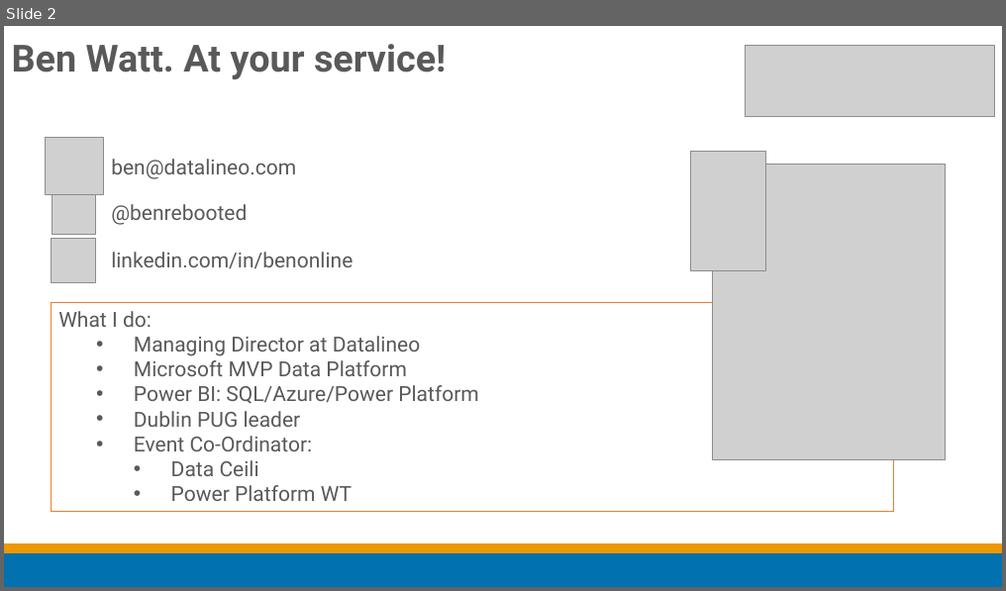
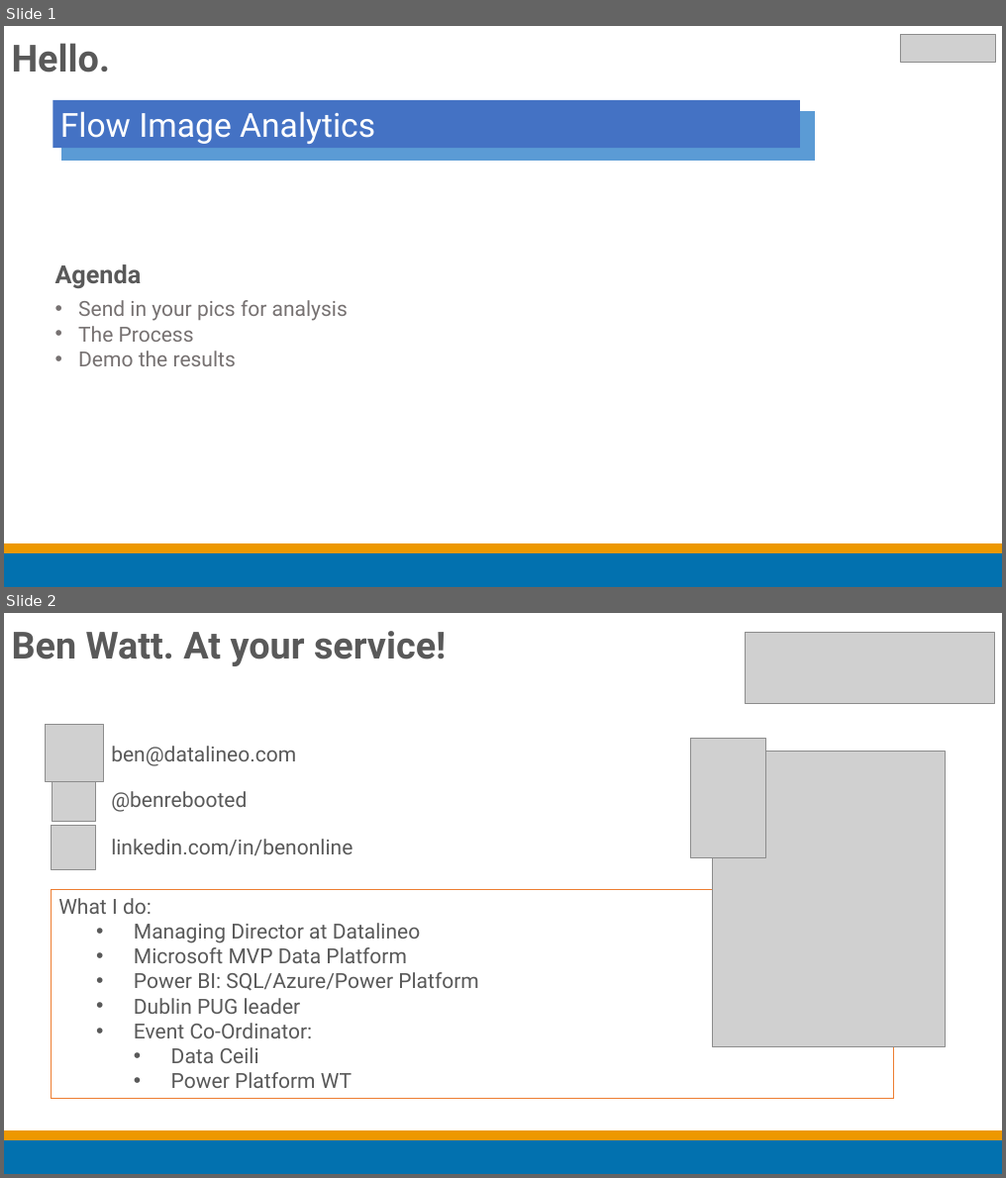
Before and after one commit to datalineo/sessions, a slide deck: Flow Email Image Analytics/Flow Image Analytics.pptx. Shown one above the other, each under a label of ours: slide 2 before the commit, slides 1 and 2 after it. The pictures are 1006x591 and 1006x1178 pixels, drawn with LibreOffice and Linux fonts; fonts in the diff are those of the drawing; grey boxes stand for pictures. Boxes give left, top, right and bottom in pixels: in the first picture for what was removed or moved away, otherwise in the second. Text is boxed around its words. In the diff, an @@ line names an element or a change of style, - is before the commit and + after.

```diff
--- a/Flow Email Image Analytics/Flow Image Analytics.pptx
+++ b/Flow Email Image Analytics/Flow Image Analytics.pptx
@@ slide 1 added at [4,26,1002,587], background #FFFFFF @@
@@ title added at [12,43,110,73], 36 pt, text #595959, bold @@
+Hello.
@@ picture added at [900,34,996,62] @@
@@ rectangle added at [53,100,800,148], fill #4472C4, 32 pt, text #FFFFFF @@
+Flow Image Analytics
@@ rectangle added at [62,112,815,160], fill #5B9BD5, outline #5B9BD5 1 pt @@
@@ text added at [55,265,142,288], 24 pt, text #595959, bold @@
+Agenda
@@ text added at [78,300,348,367], 20 pt, text #767171 @@
+• Send in your pics for analysis
+• The Process
+• Demo the results
@@ rectangle added at [4,553,1002,587], fill #0271AF, outline #0271AF 1 pt @@
@@ rectangle added at [4,544,1002,553], fill #ED9800, outline #ED9800 1 pt @@
```
Also in this commit, not shown: 1 other slide added, 1 slide removed, 9 other files.
